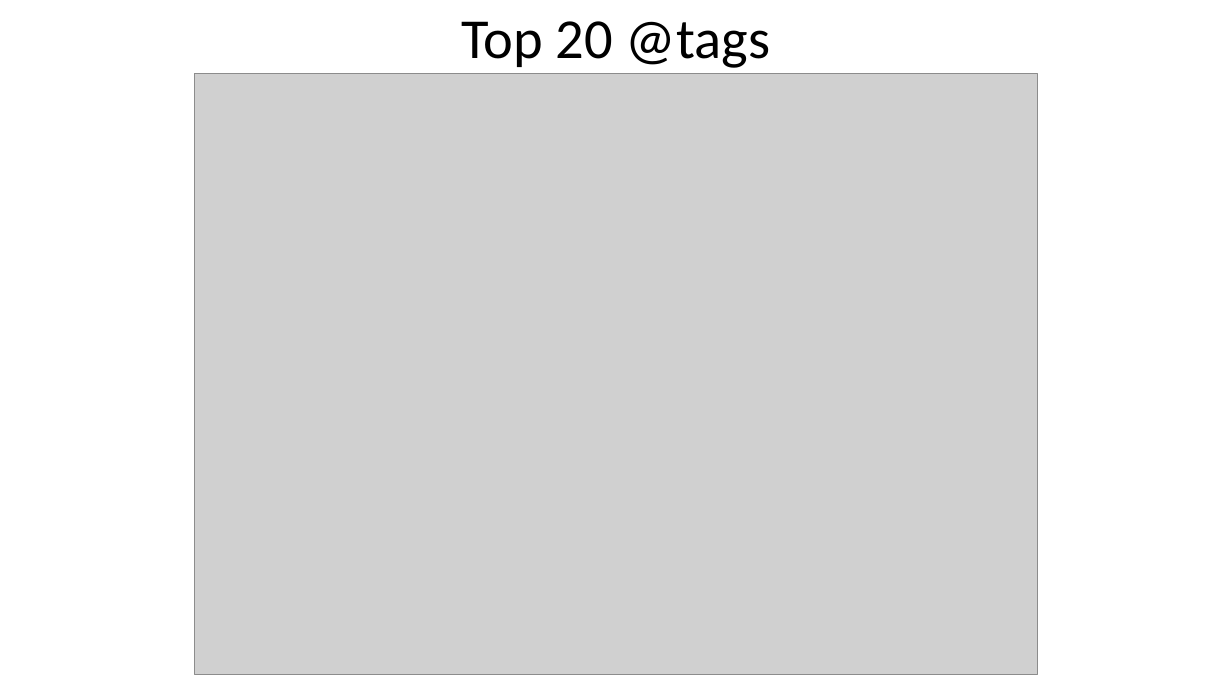
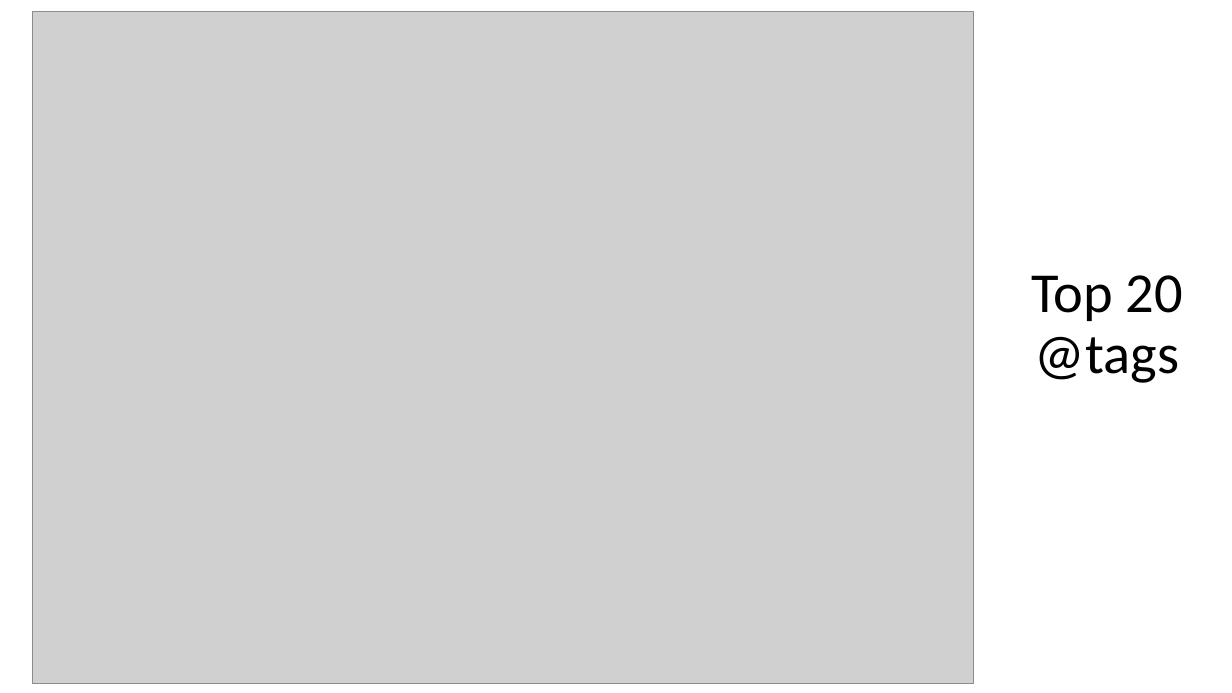
Before and after one commit to mtchem/Twitter-Politics, a slide deck: slide 9 of Twitter and Politics.pptx. Drawn at 1232x693 pixels with LibreOffice and Linux fonts; fonts in the diff are those of the drawing; grey boxes stand for pictures. Boxes give left, top, right and bottom in pixels: in the first picture for what was removed or moved away, otherwise in the second. Text is boxed around its words. In the diff, an @@ line names an element or a change of style, - is before the commit and + after.

Commit message:
finished presentation

```diff
--- a/Twitter and Politics.pptx
+++ b/Twitter and Politics.pptx
@@ picture: place and size @@
-picture at (195,73,1037,675)
+picture at (32,12,973,684)
@@ text "Top 20 @tags" rewrapped from (461,21,770,68) to (1031,275,1183,383) @@
```
Also in this commit, not shown: 2 other slides changed, 9 slides added, 5 slides removed, 2 other files.
